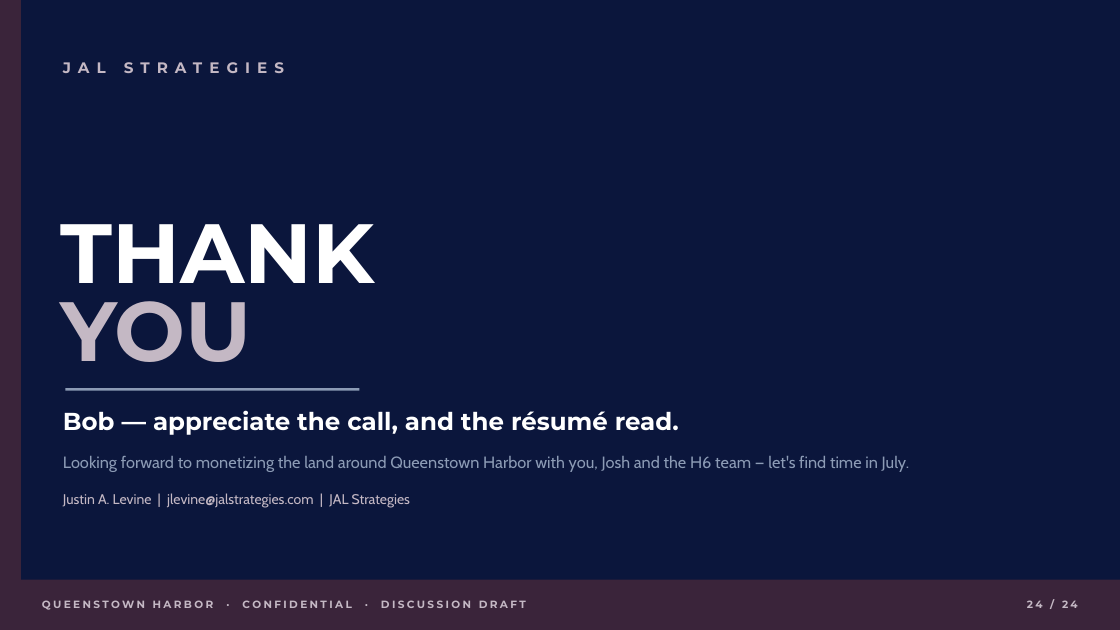
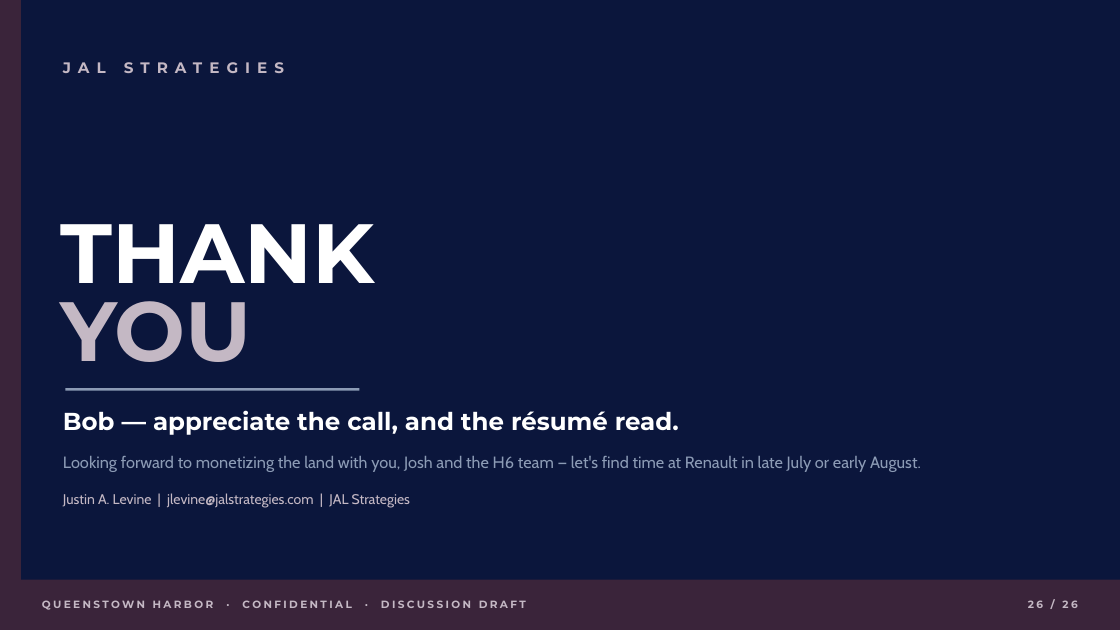
Before and after one commit to jlevine711/Apex, a slide deck: slide 26 of JAL_Queenstown_Harbor_Proposal.pptx (slide 24 before the commit). Drawn at 1120x630 pixels with LibreOffice and Linux fonts; fonts in the diff are those of the drawing. Boxes give left, top, right and bottom in pixels: in the first picture for what was removed or moved away, otherwise in the second. Text is boxed around its words. In the diff, an @@ line names an element or a change of style, - is before the commit and + after.

```diff
--- a/JAL_Queenstown_Harbor_Proposal.pptx
+++ b/JAL_Queenstown_Harbor_Proposal.pptx
@@ text at bbox=[63, 456, 921, 472]: text changed @@
-Looking forward to monetizing the land around Queenstown Harbor with you, Josh and the H6 team — let's find time in July.
+Looking forward to monetizing the land with you, Josh and the H6 team — let's find time at Renault in late July or early August.
@@ text at bbox=[1028, 600, 1077, 608]: text changed @@
-24 / 24
+26 / 26
```
Also in this commit, not shown: 19 other slides changed, 5 slides added, 3 slides removed, 5 other files.
